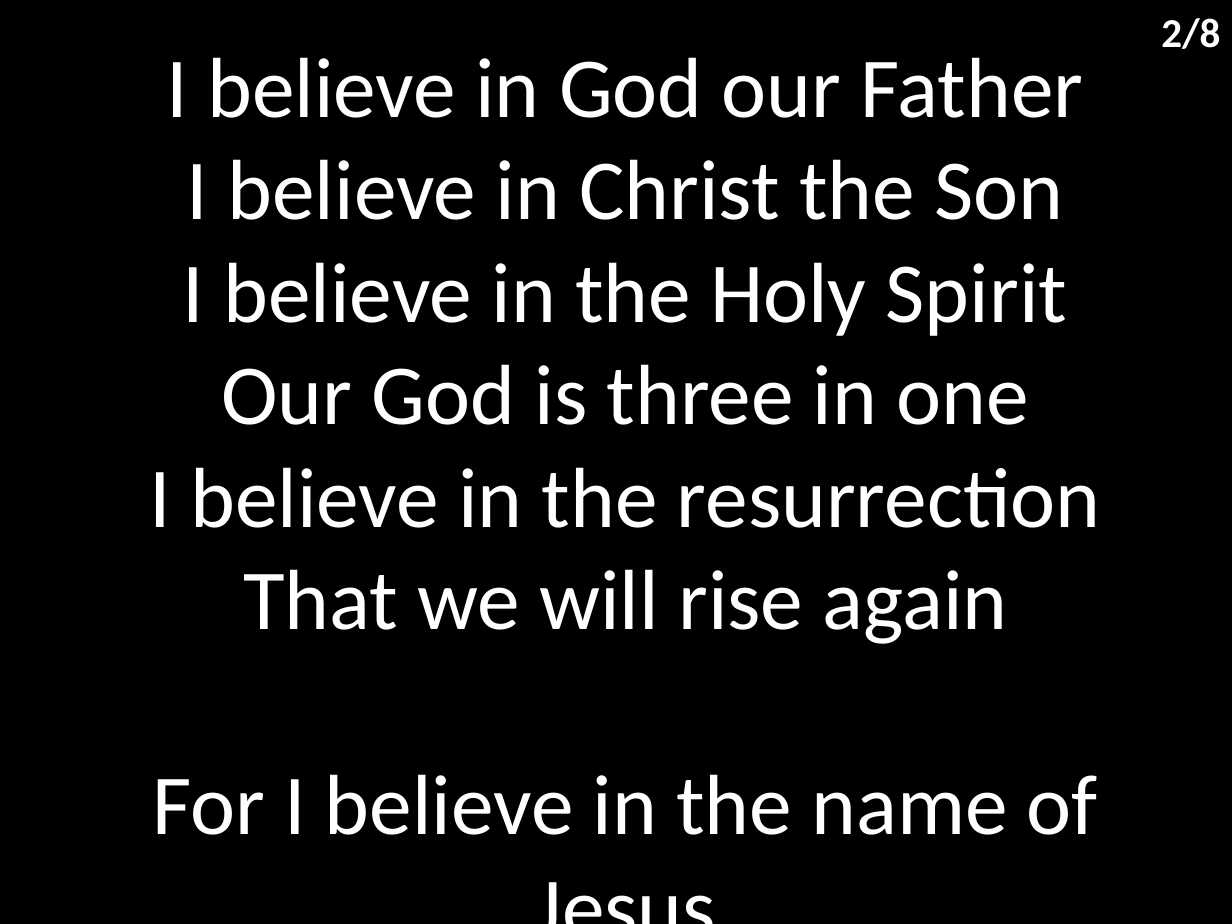
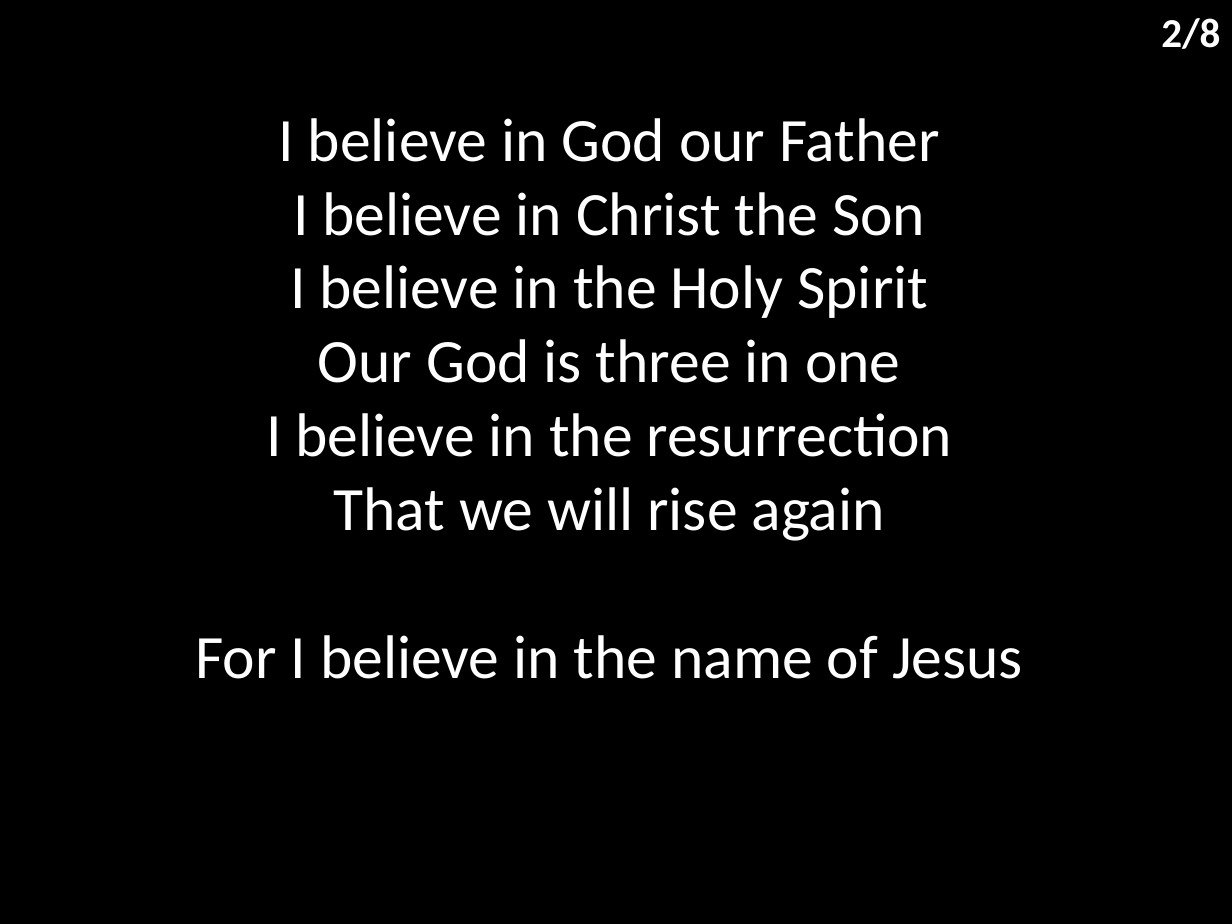
Before and after one commit to hoo-are-ya/worship, a slide deck: slide 3 of docs/songs/this i believe.pptx. Drawn at 1232x924 pixels with LibreOffice and Linux fonts; fonts in the diff are those of the drawing. Boxes give left, top, right and bottom in pixels: in the first picture for what was removed or moved away, otherwise in the second. Text is boxed around its words. In the diff, an @@ line names an element or a change of style, - is before the commit and + after.

```diff
--- a/docs/songs/this i believe.pptx
+++ b/docs/songs/this i believe.pptx
@@ subtitle "I believe in God our ..." moved from (x1=150, y1=57, x2=1101, y2=835) to (x1=196, y1=118, x2=1023, y2=679) @@
@@ subtitle "I believe in God our ..." at (x1=196, y1=118, x2=1023, y2=679): size 50 to 36 pt; less space between paragraphs @@
```
Also in this commit, not shown: 8 other slides changed, 7 other files.
